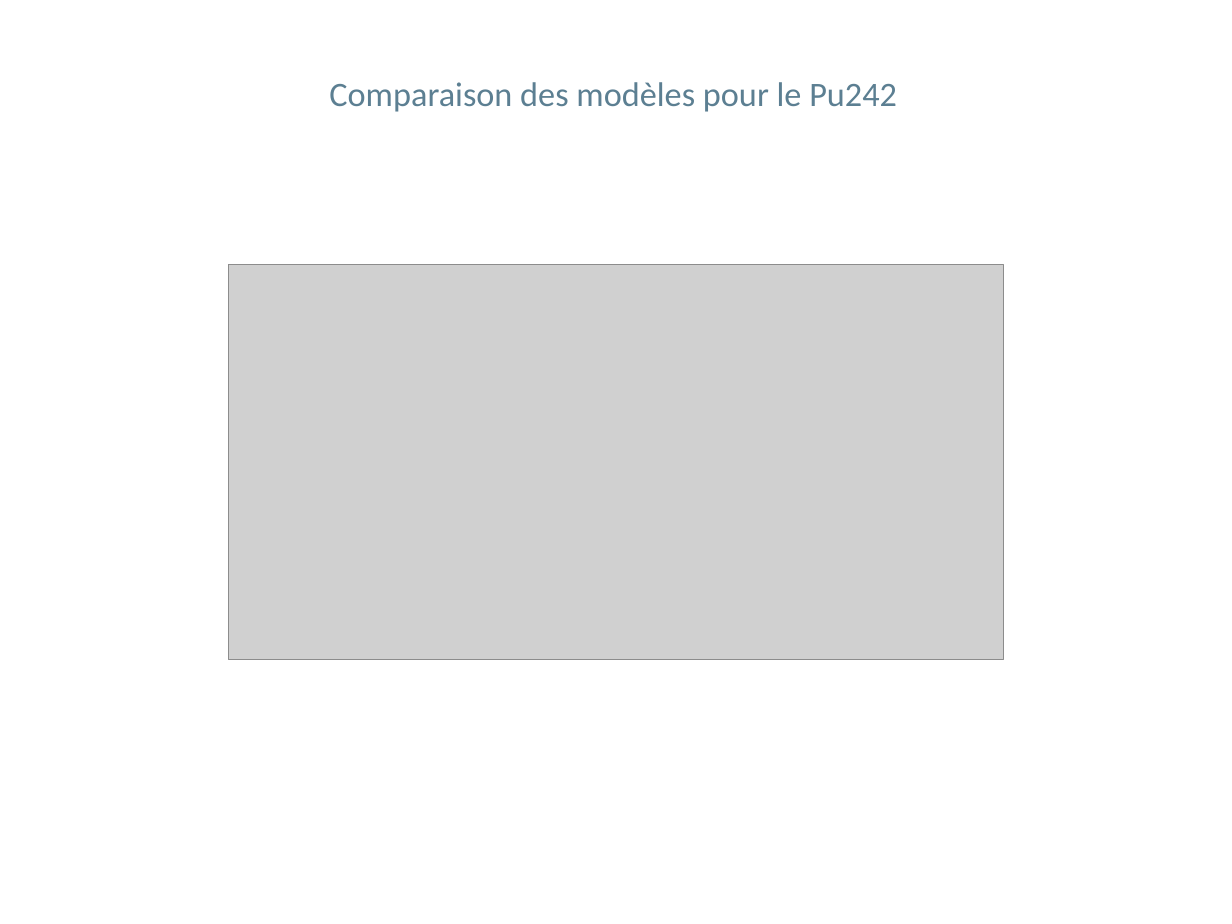
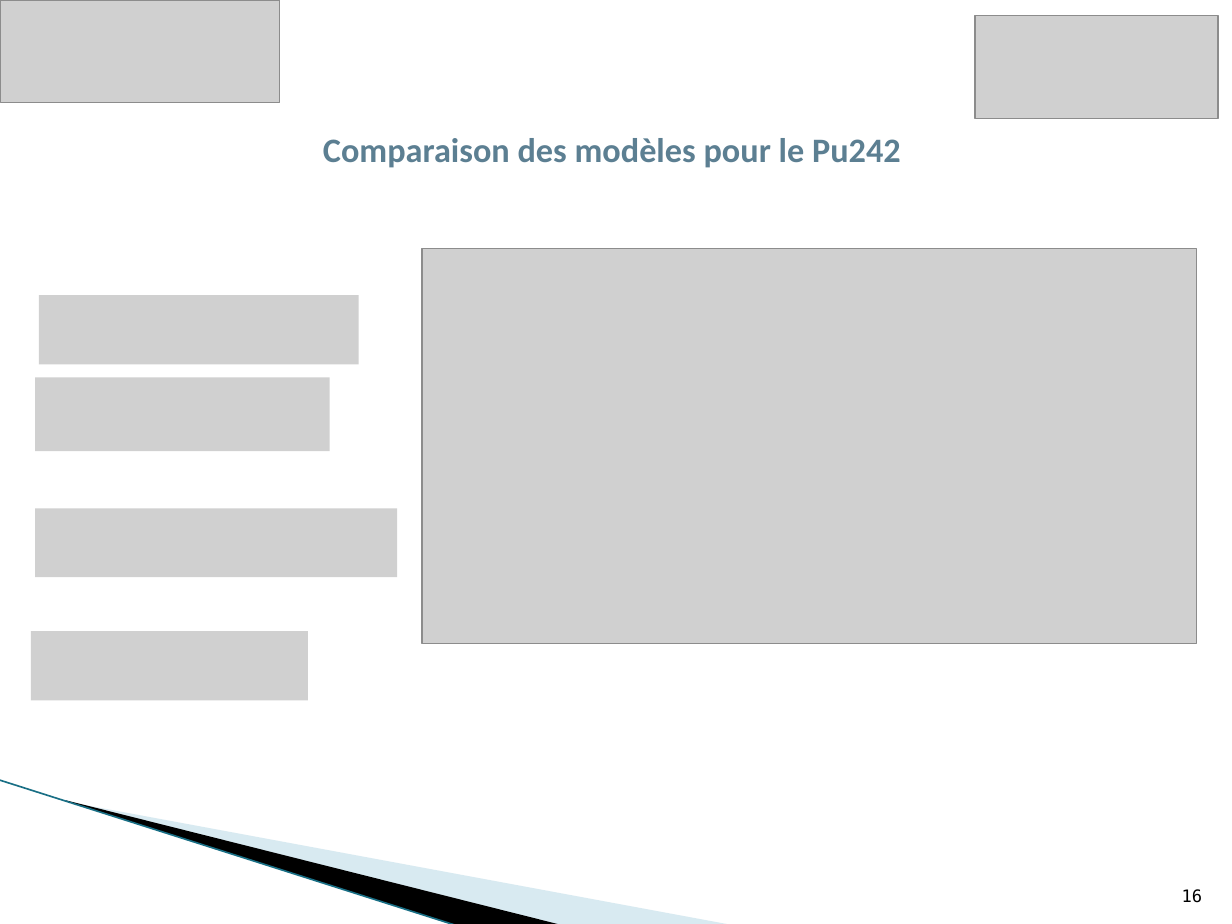
Before and after one commit to phjacquet/physor-smr-fbo, a slide deck: slide 16 of Fabien/ppt soutenance FBO.pptx (slide 15 before the commit). Drawn at 1232x924 pixels with LibreOffice and Linux fonts; fonts in the diff are those of the drawing; grey boxes stand for pictures; background and template pictures are left out. Boxes give left, top, right and bottom in pixels: in the first picture for what was removed or moved away, otherwise in the second. Text is boxed around its words. In the diff, an @@ line names an element or a change of style, - is before the commit and + after.

```diff
--- a/Fabien/ppt soutenance FBO.pptx
+++ b/Fabien/ppt soutenance FBO.pptx
@@ picture added at <box>0,0,278,102</box> @@
@@ picture added at <box>975,16,1217,120</box> @@
@@ text "Comparaison des modèles pour le ...": place and size @@
-text "Comparaison des modèles pour le ..." at <box>329,82,897,112</box>
+text "Comparaison des modèles pour le ..." at <box>323,138,901,168</box>
@@ text "Comparaison des modèles pour le ..." at <box>323,138,901,168</box>: bold on; indent changed; line spacing 1 to 1.2 @@
@@ picture: place and size @@
-picture at <box>229,265,1004,660</box>
+picture at <box>423,249,1198,644</box>
@@ picture added at <box>38,296,359,365</box> @@
@@ picture added at <box>34,377,329,451</box> @@
@@ picture added at <box>34,509,397,578</box> @@
@@ picture added at <box>31,631,308,700</box> @@
@@ line added from (0, 780) to (457, 924), #97C5D8 0.95 pt @@
@@ freeform shape added at <box>65,800,563,924</box>, fill #000000 @@
@@ freeform shape added at <box>68,801,733,924</box>, fill #A0CBDC at 40% opacity @@
@@ page number added at <box>1182,889,1203,903</box>, 10 pt, text #000000 @@
+16
```
Also in this commit, not shown: 18 other slides changed, 4 slides added, 5 slides removed, 2 other files.
